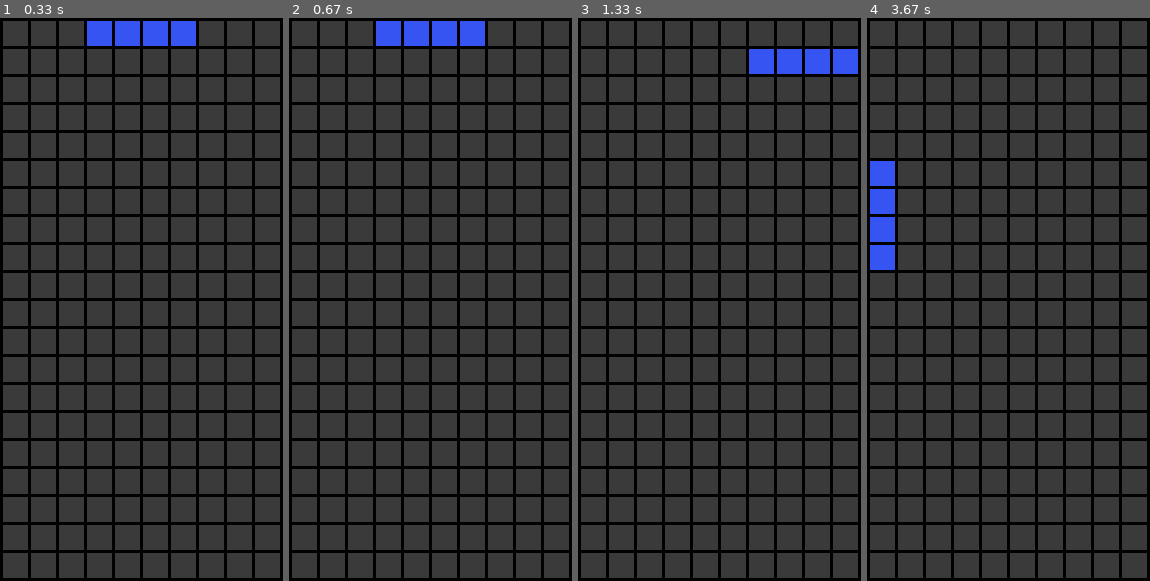
Above: before the commit, frames 1-4 (left to right).
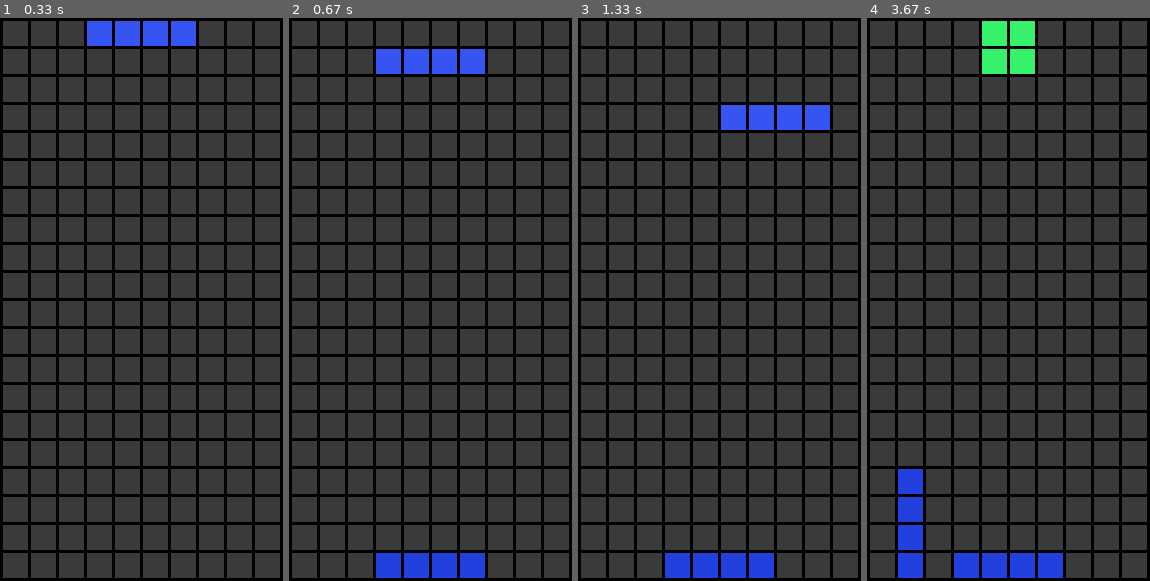
Above: after the commit, the same moments.

Repository: jameskabbes/Tetris
Game: pygame game, started from tetris.py
Same seed, same stepped clock (60 frames per second), same inputs: the game is played once before the commit and once after it.
Inputs:
- Up to frame 1 (0.33 s): no input
- Up to frame 2 (0.67 s): tap Space at 0.33 s
- Up to frame 3 (1.33 s): hold Right 0.67-1.13 s; tap Space at 0.73, 1.03, 1.23 s; hold Up from 1.17 s (still down)
- Up to frame 4 (3.67 s): release Up at 1.47 s; hold Right 1.5-1.97 s; tap Space at 1.57, 1.87, 2.07, 2.37, 2.63, 2.97, 3.27, 3.4 s; hold Left 2-2.53 s; tap Z at 2.15, 3.48 s; hold Down 2.57-2.87 s; hold Left 2.9-3.3 s; hold Up from 3.33 s (still down)

Frame 1 is identical in both runs. In frame 2, 4.7% of the frame differs, in the area x 30-70%, y 0-100%; in frame 3, 4.7%; in frame 4, 6.3%, in the area x 1-70%, y 0-100%.

Commit message:
finished hard drop functionality

Diff:
--- a/tetris.py
+++ b/tetris.py
@@ -35,12 +35,12 @@
 left_of_playing_field = 0 # pixel
 top_of_playing_field = 0  #pixel
 
-max_refresh_time = 1   #in seconds
+max_refresh_time = .4   #in seconds
 min_refresh_time = .05 #in seconds
 lines_to_get_max_refresh = 500 #refresh time will linearly decrease until it reaches the min number at x number of lines
 line_clear_delay = .2
-
-sticky_keys_hold_time = .1
+sticky_keys_hold_time = .15
+
 
 #############################
 
@@ -268,10 +268,10 @@
         rotate_point_index = 1
 
     elif object_type == 2:
-        rotate_point_index = 0
+        rotate_point_index = 1
 
     elif object_type == 3:
-        rotate_point_index = 2
+        rotate_point_index = 1
 
     elif object_type == 4:
         rotate_point_index = 1
@@ -306,6 +306,18 @@
     else:
         return (grid, object_xys)
 
+def hard_drop(grid, object_xys):
+
+    new_xys = copy.deepcopy(object_xys)
+
+    while True:
+
+        grid, object_xys = move_object(grid, 'down', object_xys)
+        if object_xys == None:
+            return grid, object_xys
+
+        update_grid(grid)
+        time.sleep(.005)
 
 def object_generator(grid):
 
@@ -534,6 +546,20 @@
                 last_pressed = time.time()
                 grid, object_xys = move_object(grid, 'down', object_xys)
 
+        elif keys[pygame.K_SPACE]:
+            if last_dir == 'space':
+                if (time.time() - last_pressed) > sticky_keys_hold_time:
+                    grid, object_xys = hard_drop(grid, object_xys)
+                    last_pressed = time.time()
+            else:
+                last_dir = 'space'
+                last_pressed = time.time()
+                grid, object_xys = hard_drop(grid, object_xys)
+
+
+        else:
+            last_dir = 'none'
+
         #elif keys[pygame.K_SPACE]:
         #    grid, object_xys = move_object(grid, 'up', object_xys)
     update_grid(grid)
